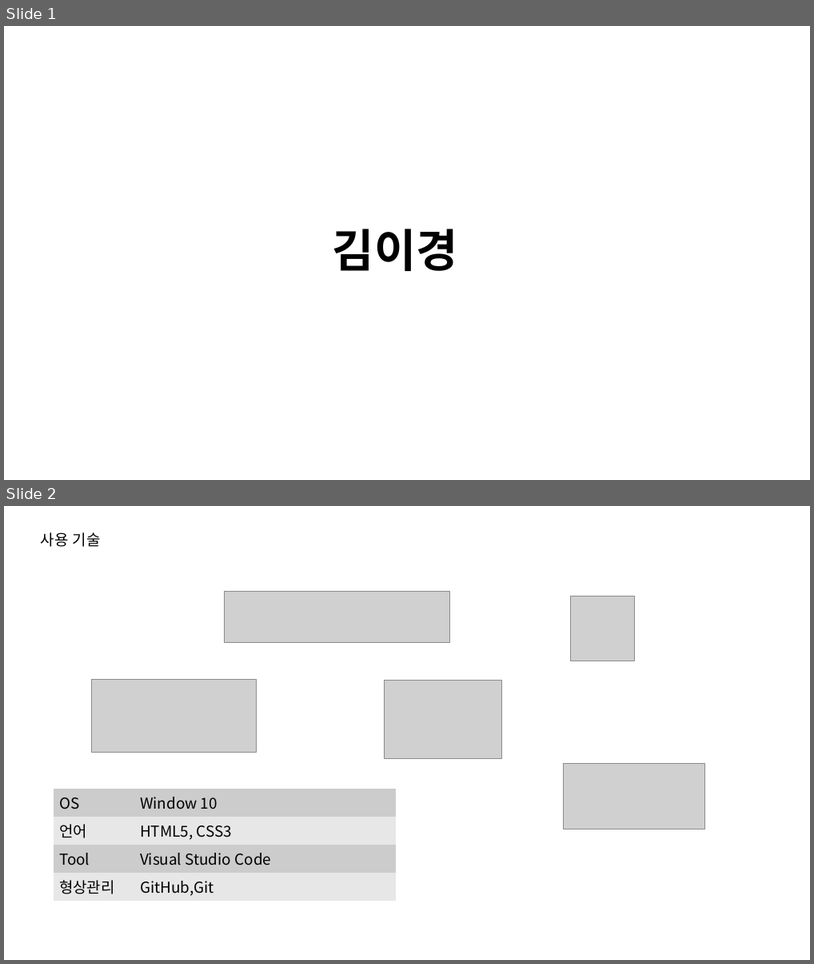
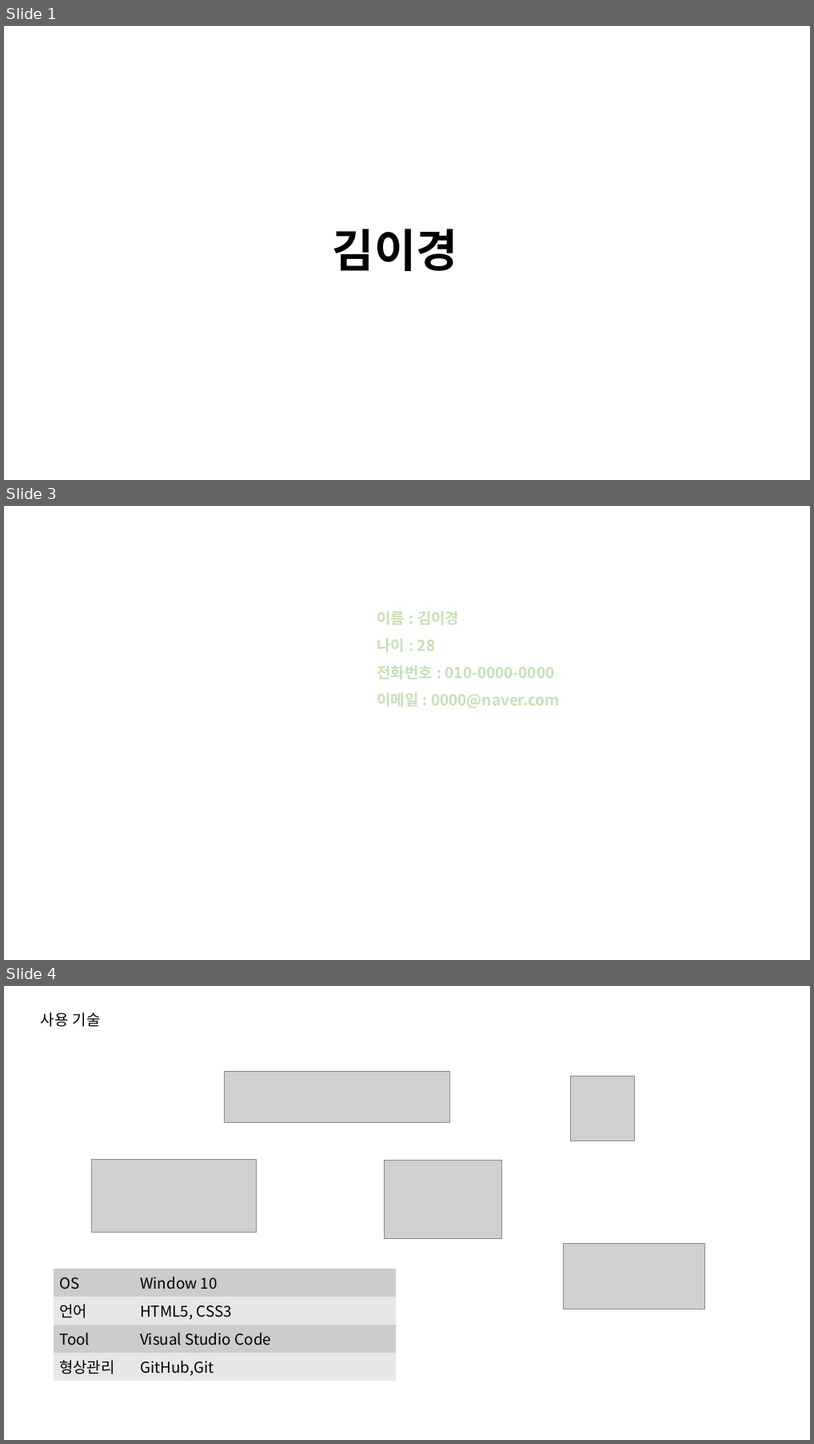
Before and after one commit to 2gyeong/FrontEnd, a slide deck: FrontEnd/화이팀_김이경.pptx. Shown one above the other, each under a label of ours: slides 1 and 2 before the commit, slides 1, 3 and 4 after it; the slides between them are not shown. The pictures are 814x964 and 814x1444 pixels, drawn with LibreOffice and Linux fonts; fonts in the diff are those of the drawing; grey boxes stand for pictures. Boxes give left, top, right and bottom in pixels: in the first picture for what was removed or moved away, otherwise in the second. Text is boxed around its words. In the diff, an @@ line names an element or a change of style, - is before the commit and + after.

```diff
--- a/FrontEnd/화이팀_김이경.pptx
+++ b/FrontEnd/화이팀_김이경.pptx
@@ slide 3 added at box(4, 506, 810, 960), background #FFFFFF @@
@@ text added at box(378, 611, 560, 708), 18 pt, text #C5E0B4, bold @@
+이름 : 김이경
+나이 : 28
+전화번호 : 010-0000-0000
+이메일 : 0000@naver.com
@@ what was slide 2 is now slide 4 @@
```
Also in this commit, not shown: 2 slides changed, 2 other slides added, 10 other files.
